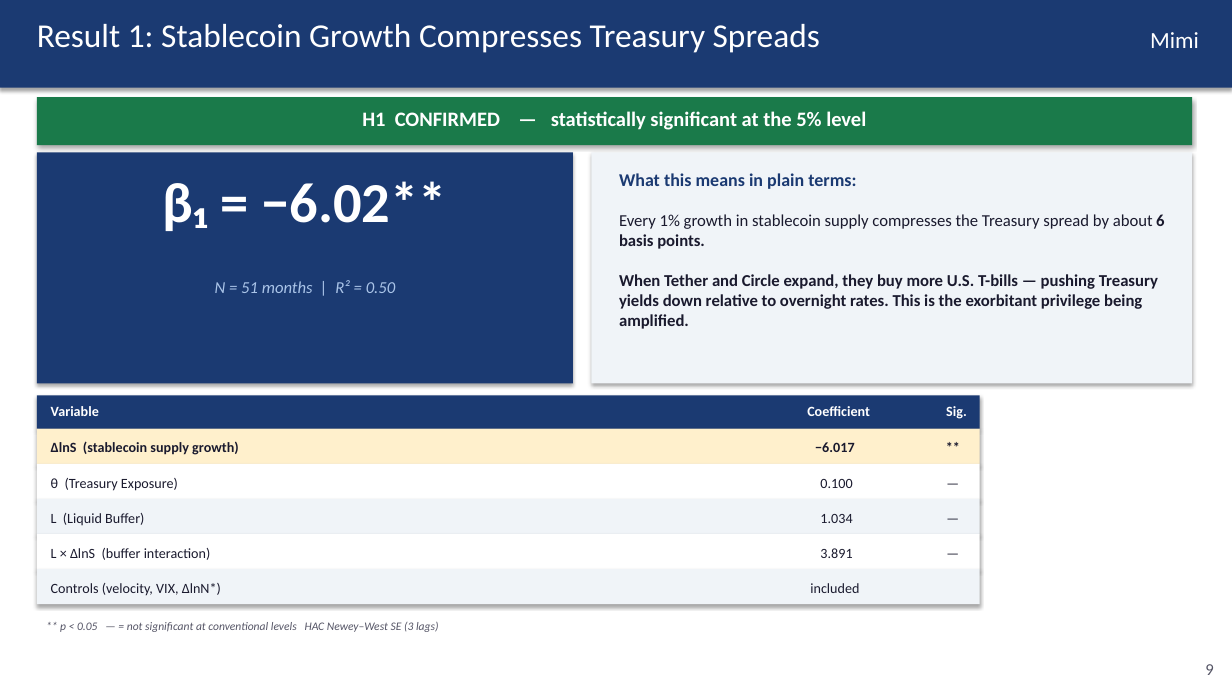
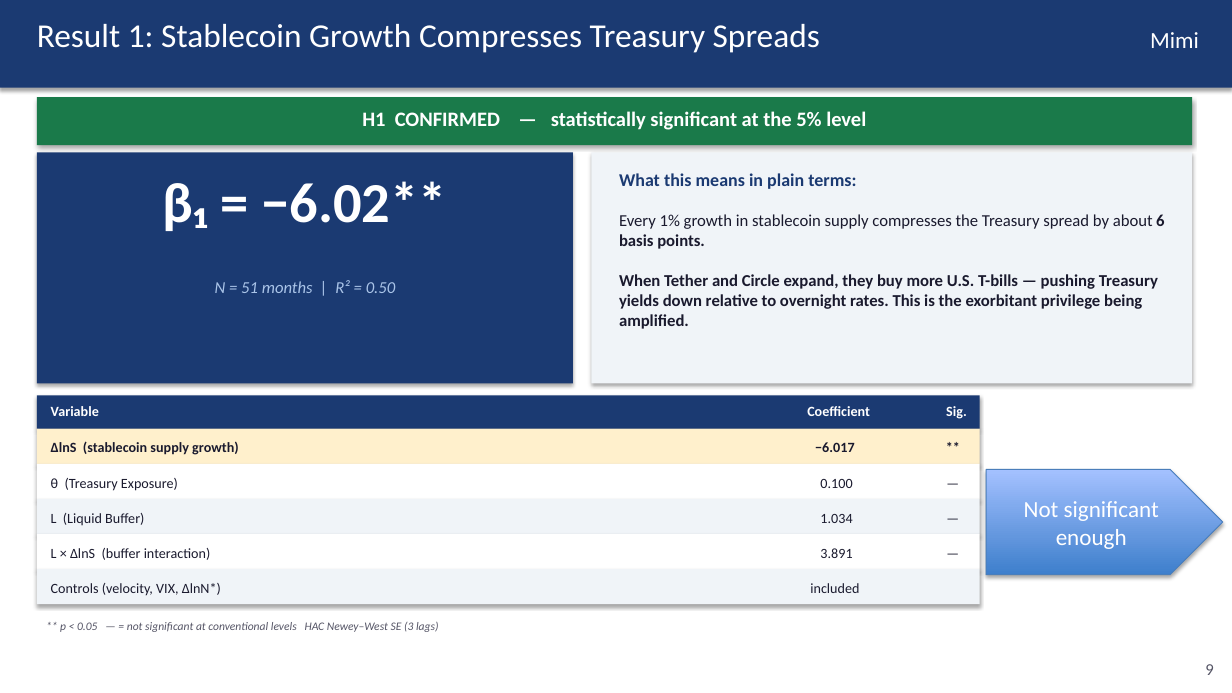
Before and after one commit to kimmireu0921/Stablecoins-and-the-Exorbitant-Privilege, a slide deck: slide 9 of FINAL_0512_Stablecoin_Exorbitant_Privilege.pptx. Drawn at 1232x693 pixels with LibreOffice and Linux fonts; fonts in the diff are those of the drawing. Boxes give left, top, right and bottom in pixels: in the first picture for what was removed or moved away, otherwise in the second. Text is boxed around its words. In the diff, an @@ line names an element or a change of style, - is before the commit and + after.

```diff
--- a/FINAL_0512_Stablecoin_Exorbitant_Privilege.pptx
+++ b/FINAL_0512_Stablecoin_Exorbitant_Privilege.pptx
@@ pentagon arrow added at (986, 470, 1223, 575), fill gradient #3F80CE to #A4C4FF, outline #4B7EBC 0.75 pt, 18 pt, text #FFFFFF @@
+Not significant enough
```
Also in this commit, not shown: 3 other slides changed.
